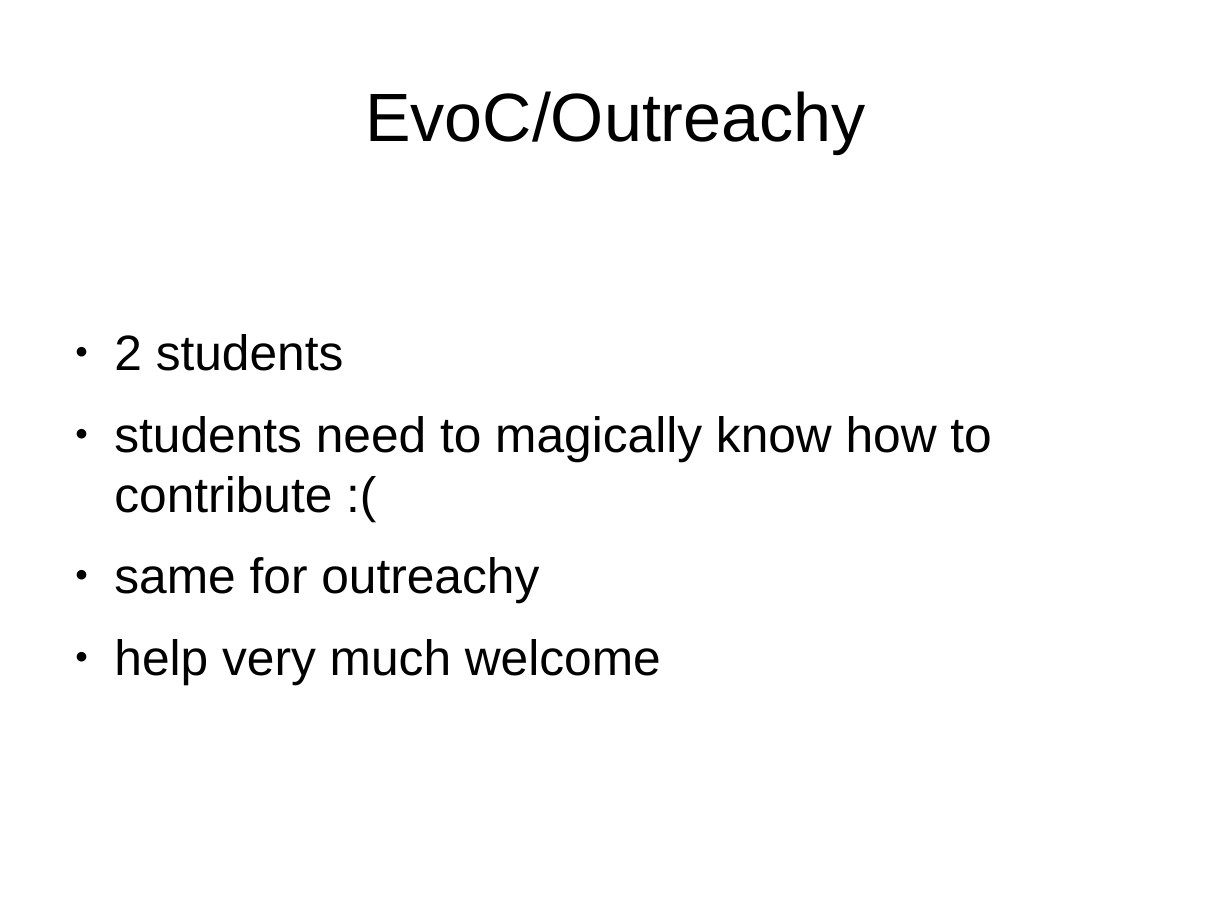
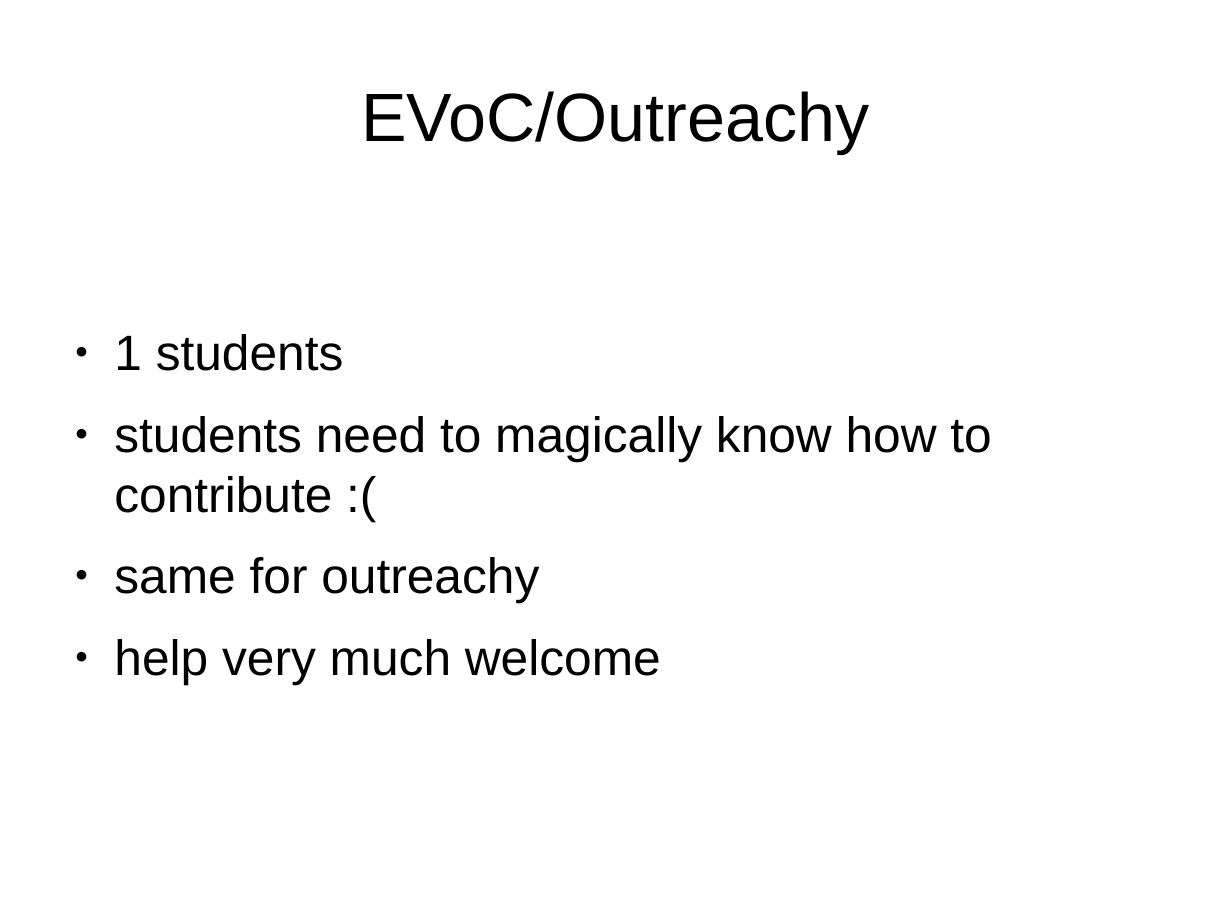
Before and after one commit to danvet/danvet.github.io, a slide deck: slide 6 of slides/xdc-2016-secretary-report.odp. Drawn at 1232x924 pixels with LibreOffice and Linux fonts; fonts in the diff are those of the drawing. Boxes give left, top, right and bottom in pixels: in the first picture for what was removed or moved away, otherwise in the second. Text is boxed around its words. In the diff, an @@ line names an element or a change of style, - is before the commit and + after.

```diff
--- a/slides/xdc-2016-secretary-report.odp
+++ b/slides/xdc-2016-secretary-report.odp
@@ title at box(361, 91, 869, 153): text changed @@
-EvoC/Outreachy
+EVoC/Outreachy
@@ text at box(114, 334, 344, 371): text changed @@
-● 2 students
+● 1 students
```
Also in this commit, not shown: 2 other files.
